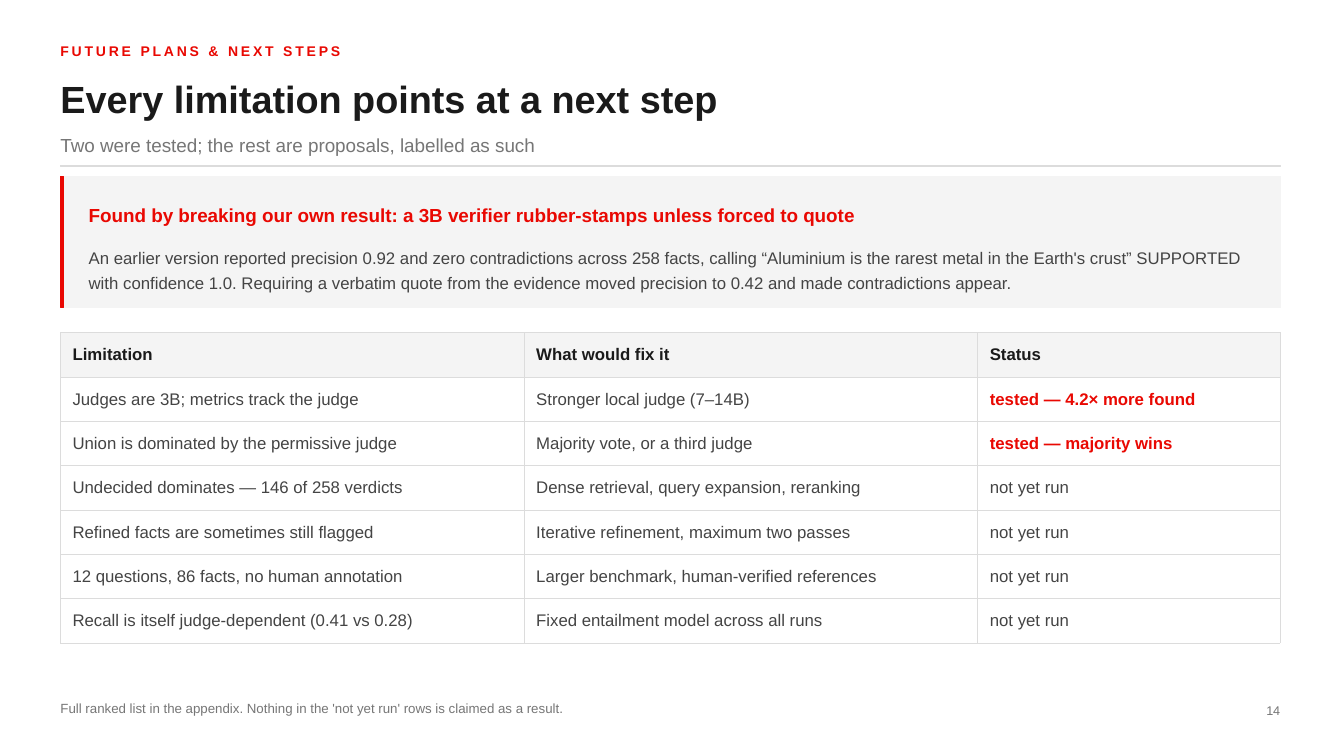
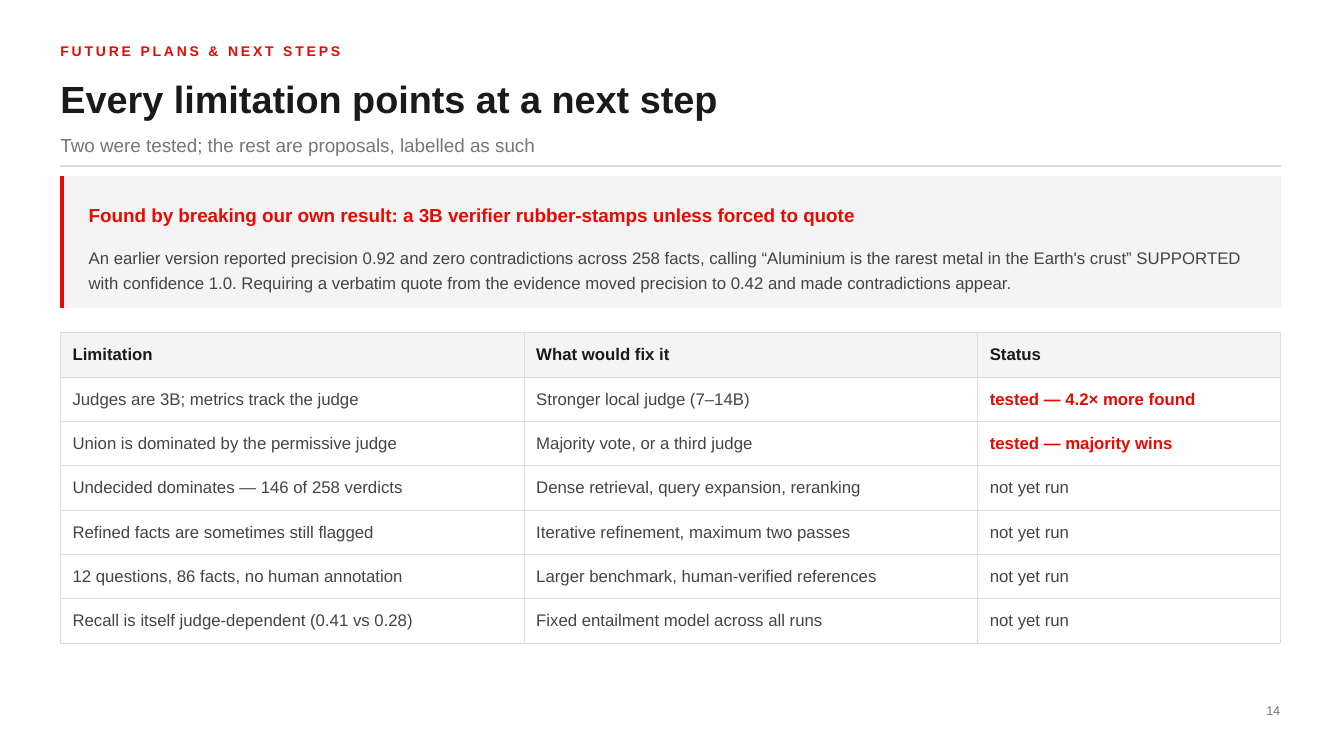
Before and after one commit to MadhavKrishna06/Verifact-Lite, a slide deck: slide 14 of presentation/VERIFACT-Lite-TTU.pptx. Drawn at 1344x756 pixels with LibreOffice and Linux fonts; fonts in the diff are those of the drawing. Boxes give left, top, right and bottom in pixels: in the first picture for what was removed or moved away, otherwise in the second. Text is boxed around its words. In the diff, an @@ line names an element or a change of style, - is before the commit and + after.

```diff
--- a/presentation/VERIFACT-Lite-TTU.pptx
+++ b/presentation/VERIFACT-Lite-TTU.pptx
@@ text removed at (x1=60, y1=703, x2=563, y2=716) @@
-Full ranked list in the appendix. Nothing in the 'not yet run' rows is claimed as a result.
```
Also in this commit, not shown: 13 other slides changed, 1 other file.
